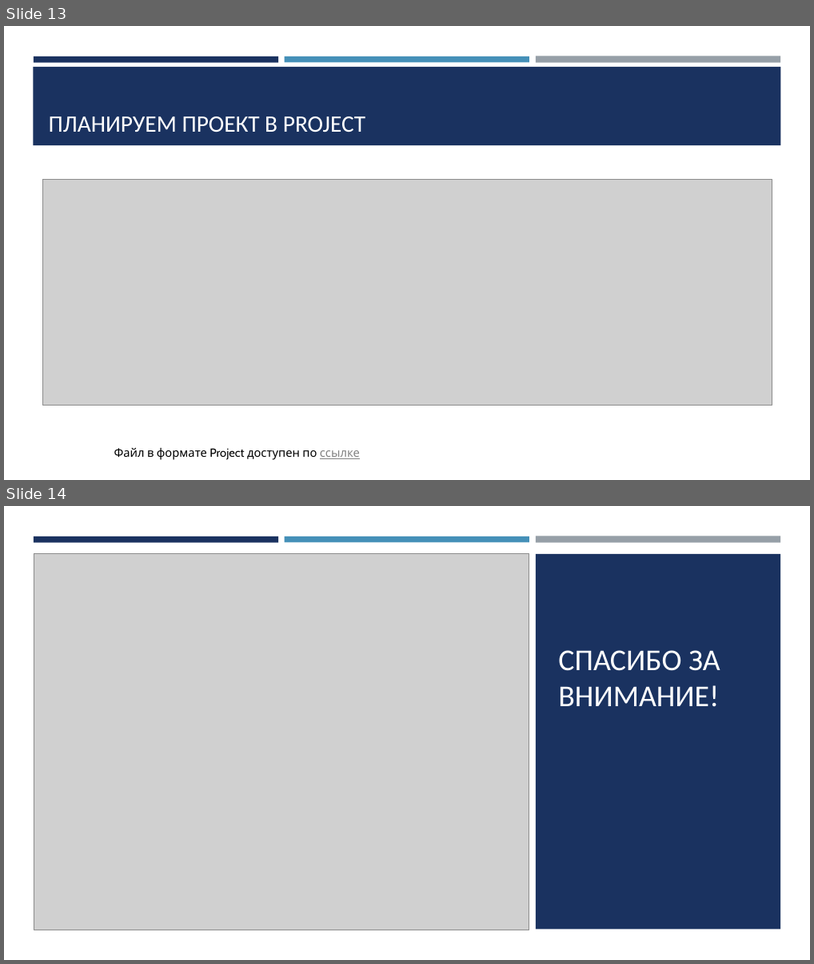
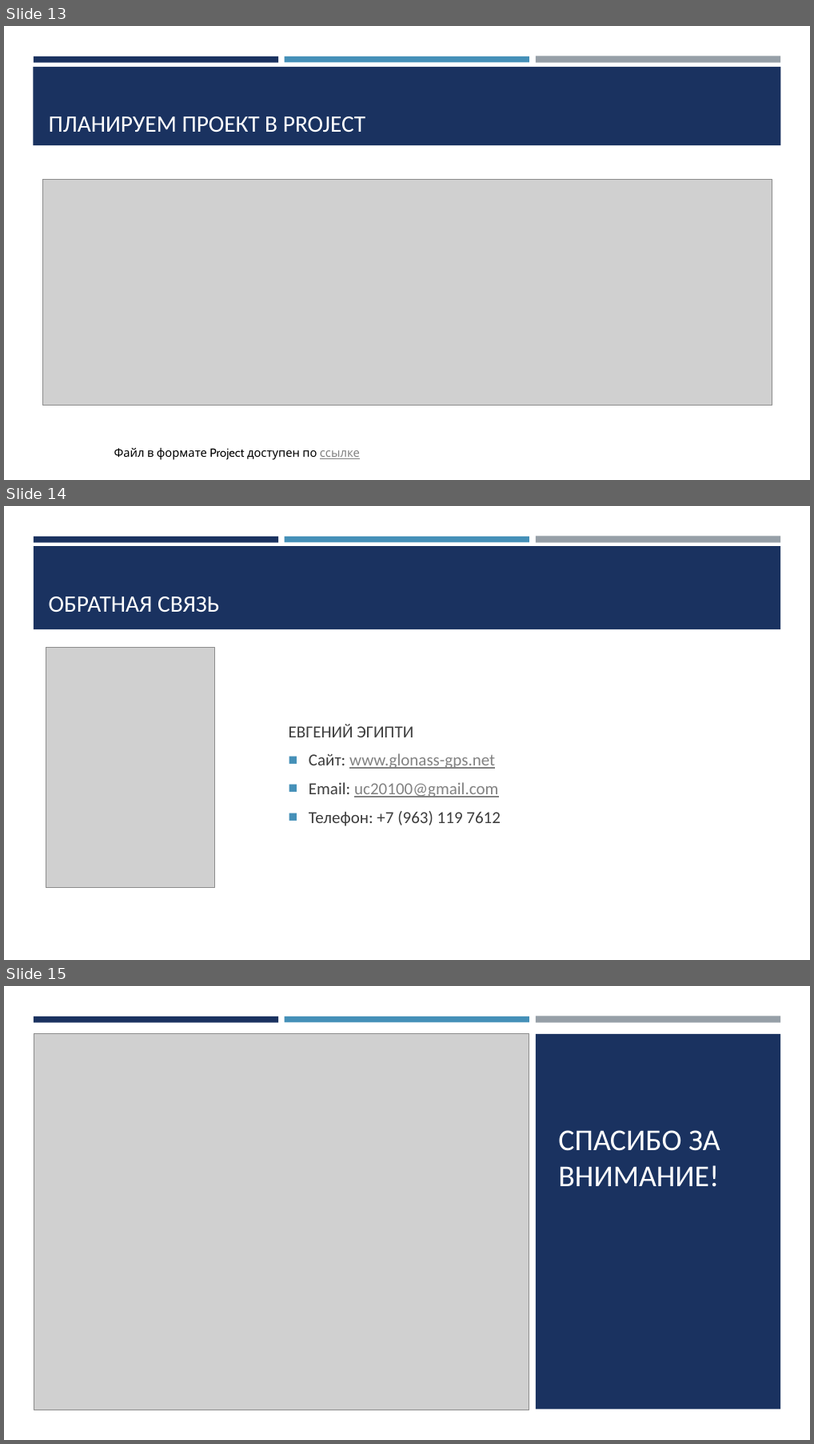
Before and after one commit to uc20100/BusinessProcesses, a slide deck: seminar_11.pptx. Shown one above the other, each under a label of ours: slides 13 and 14 before the commit, slides 13, 14 and 15 after it. The pictures are 814x964 and 814x1444 pixels, drawn with LibreOffice and Linux fonts; fonts in the diff are those of the drawing; grey boxes stand for pictures. Boxes give left, top, right and bottom in pixels: in the first picture for what was removed or moved away, otherwise in the second. Text is boxed around its words. In the diff, an @@ line names an element or a change of style, - is before the commit and + after.

Commit message:
Внес коррективы преподавателя

```diff
--- a/seminar_11.pptx
+++ b/seminar_11.pptx
@@ slide 14 added at <box>4,506,810,960</box>, background #FFFFFF; not listed: 3 template elements that a slide beside it also shows @@
@@ rectangle added at <box>34,546,782,629</box>, fill #1A3260 @@
@@ title added at <box>49,596,219,612</box>, 28 pt, text #FFFFFF @@
+ОБРАТНАЯ СВЯЗЬ
@@ picture added at <box>46,647,214,887</box> @@
@@ text added at <box>289,724,501,826</box>, 20 pt, text #3D3D3D @@
+ЕВГЕНИЙ ЭГИПТИ
+■ Сайт: www.glonass-gps.net
+■ Email: uc20100@gmail.com
+■ Телефон: +7 (963) 119 7612
@@ what was slide 14 is now slide 15 @@
```
